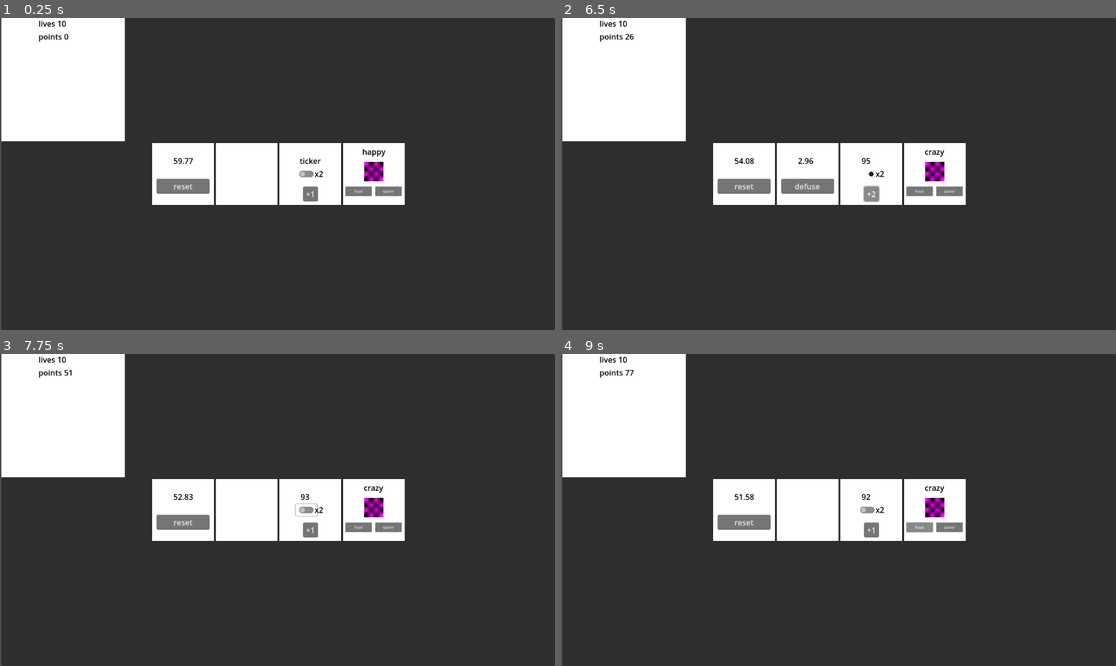
Above: before the commit, frames 1-4 (two rows, left to right).
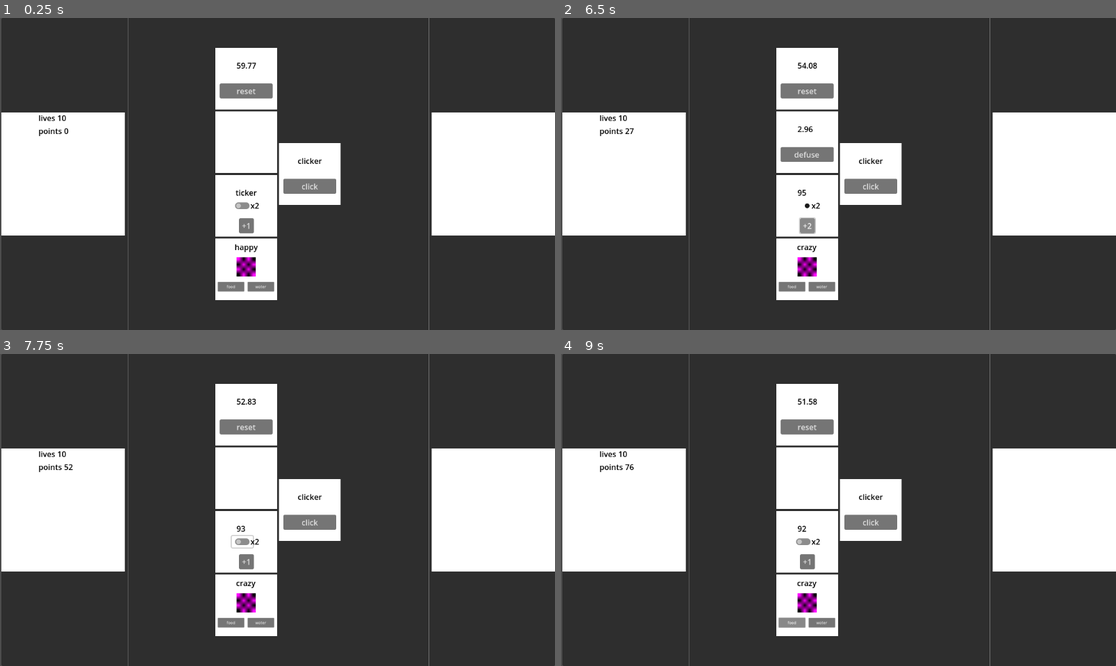
Above: after the commit, the same moments.

Repository: liltorchic/attention-grabbing-game
Game: Godot game, scene res://scenes/main.tscn
Same seed, same stepped clock (60 frames per second), same inputs: the game is played once before the commit and once after it.
Inputs (mouse positions are in pixels of both pictures, inside the frame that each line leads up to):
- Up to frame 1 (0.25 s): no input
- Up to frame 2 (6.5 s): click "reset" at 0.5 s; click "+1" at 1.25 s; click "x2" at 2 s; click "+2" at 2.75 s; click "food" at 3.5 s; click "water" at 4.25 s; click (871, 186) at 5 s, where only the run after the commit has a clickable "click"; click "+2" at 5.75 s
- Up to frame 3 (7.75 s): click "defuse" at 6.5 s; click "x2" at 7.25 s
- Up to frame 4 (9 s): click "+1" at 8 s; click "food" at 8.75 s

The runs differ from the first frame. In frame 1, 35% of the frame differs, in the area x 0-100%, y 0-100%; in frame 2, 35%; in frame 3, 35%; in frame 4, 35%.

Commit message:
layout changes and added new node

Diff:
--- /dev/null
+++ b/scenes/clicker.gd
@@ -0,0 +1,12 @@
+extends ColorRect
+
+var button:Button
+var label:Label
+
+func _ready() -> void:
+	button = get_node("Button")
+	label = get_node("clicker")
+
+
+func _on_button_pressed() -> void:
+	Game.add_time_point()
--- a/scenes/main.tscn
+++ b/scenes/main.tscn
@@ -1,10 +1,11 @@
-[gd_scene load_steps=7 format=3 uid="uid://dmab5sthll2kw"]
+[gd_scene load_steps=8 format=3 uid="uid://dmab5sthll2kw"]
 
 [ext_resource type="Script" uid="uid://chfyo4sbk14ri" path="res://scripts/simpleTimerButton.gd" id="1_f8rxg"]
 [ext_resource type="Script" uid="uid://b8856euvmr15g" path="res://scripts/simple_suprise_timer.gd" id="2_7tkh2"]
 [ext_resource type="Script" uid="uid://dei6k0i7cbeqj" path="res://scripts/ticker.gd" id="3_fh3d0"]
 [ext_resource type="Script" uid="uid://dpr3kjlg4654n" path="res://scripts/pet.gd" id="4_my4y7"]
 [ext_resource type="Script" uid="uid://jvp8yk25jfnw" path="res://scripts/v_box_container_score.gd" id="5_tbgi4"]
+[ext_resource type="Script" uid="uid://y1g6j227iswe" path="res://scenes/clicker.gd" id="6_tefeu"]
 
 [sub_resource type="PlaceholderTexture2D" id="PlaceholderTexture2D_011nb"]
 
@@ -28,33 +29,85 @@
 size_flags_horizontal = 3
 size_flags_vertical = 3
 
-[node name="distractions" type="FlowContainer" parent="Panel"]
-layout_mode = 1
-anchors_preset = 8
-anchor_left = 0.5
-anchor_top = 0.5
-anchor_right = 0.5
-anchor_bottom = 0.5
-offset_left = -262.0
-offset_top = -64.0
-offset_right = 262.0
-offset_bottom = 64.0
+[node name="HBoxContainer" type="HBoxContainer" parent="Panel"]
+layout_mode = 1
+anchors_preset = 15
+anchor_right = 1.0
+anchor_bottom = 1.0
 grow_horizontal = 2
 grow_vertical = 2
 alignment = 1
+
+[node name="VBoxContainer_UI" type="VBoxContainer" parent="Panel/HBoxContainer"]
+layout_mode = 2
+size_flags_horizontal = 2
+alignment = 1
+
+[node name="ColorRect" type="ColorRect" parent="Panel/HBoxContainer/VBoxContainer_UI"]
+clip_contents = true
+custom_minimum_size = Vector2(256, 256)
+layout_mode = 2
+
+[node name="VBoxContainer_Score" type="VBoxContainer" parent="Panel/HBoxContainer/VBoxContainer_UI/ColorRect"]
+layout_mode = 1
+anchors_preset = 13
+anchor_left = 0.5
+anchor_right = 0.5
+anchor_bottom = 1.0
+offset_left = -51.0
+offset_right = 51.0
+grow_horizontal = 2
+grow_vertical = 2
+script = ExtResource("5_tbgi4")
+
+[node name="HBoxContainer" type="HBoxContainer" parent="Panel/HBoxContainer/VBoxContainer_UI/ColorRect/VBoxContainer_Score"]
+layout_mode = 2
+
+[node name="Label_Lives" type="Label" parent="Panel/HBoxContainer/VBoxContainer_UI/ColorRect/VBoxContainer_Score/HBoxContainer"]
+layout_mode = 2
+theme_override_colors/font_color = Color(0, 0, 0, 1)
+text = "lives"
+
+[node name="Label_Lives_num" type="Label" parent="Panel/HBoxContainer/VBoxContainer_UI/ColorRect/VBoxContainer_Score/HBoxContainer"]
+layout_mode = 2
+theme_override_colors/font_color = Color(0, 0, 0, 1)
+text = "#"
+
+[node name="HBoxContainer2" type="HBoxContainer" parent="Panel/HBoxContainer/VBoxContainer_UI/ColorRect/VBoxContainer_Score"]
+layout_mode = 2
+
+[node name="Label_Points" type="Label" parent="Panel/HBoxContainer/VBoxContainer_UI/ColorRect/VBoxContainer_Score/HBoxContainer2"]
+layout_mode = 2
+theme_override_colors/font_color = Color(0, 0, 0, 1)
+text = "points"
+
+[node name="Label_Points_num" type="Label" parent="Panel/HBoxContainer/VBoxContainer_UI/ColorRect/VBoxContainer_Score/HBoxContainer2"]
+layout_mode = 2
+theme_override_colors/font_color = Color(0, 0, 0, 1)
+text = "#"
+
+[node name="VSeparator2" type="VSeparator" parent="Panel/HBoxContainer"]
+layout_mode = 2
+
+[node name="distractions" type="FlowContainer" parent="Panel/HBoxContainer"]
+layout_mode = 2
+size_flags_horizontal = 6
+size_flags_stretch_ratio = 2.4
+alignment = 1
+last_wrap_alignment = 2
 vertical = true
 
-[node name="template" type="ColorRect" parent="Panel/distractions"]
+[node name="template" type="ColorRect" parent="Panel/HBoxContainer/distractions"]
 visible = false
 custom_minimum_size = Vector2(128, 128)
 layout_mode = 2
 
-[node name="Timer" type="Timer" parent="Panel/distractions/template"]
-
-[node name="Timer_Scorer" type="Timer" parent="Panel/distractions/template"]
+[node name="Timer" type="Timer" parent="Panel/HBoxContainer/distractions/template"]
+
+[node name="Timer_Scorer" type="Timer" parent="Panel/HBoxContainer/distractions/template"]
 editor_description = "Used for assigning points to the game manager"
 
-[node name="Button" type="Button" parent="Panel/distractions/template"]
+[node name="Button" type="Button" parent="Panel/HBoxContainer/distractions/template"]
 layout_direction = 1
 layout_mode = 1
 anchors_preset = 8
@@ -70,7 +123,7 @@
 grow_vertical = 2
 text = "reset"
 
-[node name="Label" type="Label" parent="Panel/distractions/template"]
+[node name="Label" type="Label" parent="Panel/HBoxContainer/distractions/template"]
 layout_mode = 1
 anchors_preset = 8
 anchor_left = 0.5
@@ -86,17 +139,17 @@
 theme_override_colors/font_color = Color(0, 0, 0, 1)
 text = "simple timer"
 
-[node name="SimpleTimerButton" type="ColorRect" parent="Panel/distractions"]
+[node name="SimpleTimerButton" type="ColorRect" parent="Panel/HBoxContainer/distractions"]
 custom_minimum_size = Vector2(128, 128)
 layout_mode = 2
 script = ExtResource("1_f8rxg")
 
-[node name="Timer" type="Timer" parent="Panel/distractions/SimpleTimerButton"]
-
-[node name="Timer_Scorer" type="Timer" parent="Panel/distractions/SimpleTimerButton"]
+[node name="Timer" type="Timer" parent="Panel/HBoxContainer/distractions/SimpleTimerButton"]
+
+[node name="Timer_Scorer" type="Timer" parent="Panel/HBoxContainer/distractions/SimpleTimerButton"]
 editor_description = "Used for assigning points to the game manager"
 
-[node name="Button" type="Button" parent="Panel/distractions/SimpleTimerButton"]
+[node name="Button" type="Button" parent="Panel/HBoxContainer/distractions/SimpleTimerButton"]
 layout_direction = 1
 layout_mode = 1
 anchors_preset = 8
@@ -112,7 +165,7 @@
 grow_vertical = 2
 text = "reset"
 
-[node name="Label" type="Label" parent="Panel/distractions/SimpleTimerButton"]
+[node name="Label" type="Label" parent="Panel/HBoxContainer/distractions/SimpleTimerButton"]
 layout_mode = 1
 anchors_preset = 8
 anchor_left = 0.5
@@ -128,21 +181,21 @@
 theme_override_colors/font_color = Color(0, 0, 0, 1)
 text = "simple timer"
 
-[node name="SimpleSupriseTimer" type="ColorRect" parent="Panel/distractions"]
+[node name="SimpleSupriseTimer" type="ColorRect" parent="Panel/HBoxContainer/distractions"]
 custom_minimum_size = Vector2(128, 128)
 layout_mode = 2
 script = ExtResource("2_7tkh2")
 
-[node name="TimerCountdown" type="Timer" parent="Panel/distractions/SimpleSupriseTimer"]
+[node name="TimerCountdown" type="Timer" parent="Panel/HBoxContainer/distractions/SimpleSupriseTimer"]
 wait_time = 3.0
 
-[node name="TimerHidden" type="Timer" parent="Panel/distractions/SimpleSupriseTimer"]
+[node name="TimerHidden" type="Timer" parent="Panel/HBoxContainer/distractions/SimpleSupriseTimer"]
 wait_time = 20.0
 
-[node name="Timer_Scorer" type="Timer" parent="Panel/distractions/SimpleSupriseTimer"]
+[node name="Timer_Scorer" type="Timer" parent="Panel/HBoxContainer/distractions/SimpleSupriseTimer"]
 editor_description = "Used for assigning points to the game manager"
 
-[node name="Button" type="Button" parent="Panel/distractions/SimpleSupriseTimer"]
+[node name="Button" type="Button" parent="Panel/HBoxContainer/distractions/SimpleSupriseTimer"]
 visible = false
 layout_direction = 1
 layout_mode = 1
@@ -159,7 +212,7 @@
 grow_vertical = 2
 text = "defuse"
 
-[node name="Label" type="Label" parent="Panel/distractions/SimpleSupriseTimer"]
+[node name="Label" type="Label" parent="Panel/HBoxContainer/distractions/SimpleSupriseTimer"]
 layout_mode = 1
 anchors_preset = 8
 anchor_left = 0.5
@@ -175,17 +228,17 @@
 theme_override_colors/font_color = Color(0, 0, 0, 1)
 text = "suprise timer"
 
-[node name="ticker" type="ColorRect" parent="Panel/distractions"]
+[node name="ticker" type="ColorRect" parent="Panel/HBoxContainer/distractions"]
 custom_minimum_size = Vector2(128, 128)
 layout_mode = 2
 script = ExtResource("3_fh3d0")
 
-[node name="Timer" type="Timer" parent="Panel/distractions/ticker"]
-
-[node name="Timer_Scorer" type="Timer" parent="Panel/distractions/ticker"]
+[node name="Timer" type="Timer" parent="Panel/HBoxContainer/distractions/ticker"]
+
+[node name="Timer_Scorer" type="Timer" parent="Panel/HBoxContainer/distractions/ticker"]
 editor_description = "Used for assigning points to the game manager"
 
-[node name="Button" type="Button" parent="Panel/distractions/ticker"]
+[node name="Button" type="Button" parent="Panel/HBoxContainer/distractions/ticker"]
 layout_direction = 1
 layout_mode = 1
 anchors_preset = 7
@@ -201,7 +254,7 @@
 grow_vertical = 0
 text = "+1"
 
-[node name="Label" type="Label" parent="Panel/distractions/ticker"]
+[node name="Label" type="Label" parent="Panel/HBoxContainer/distractions/ticker"]
 layout_mode = 1
 anchors_preset = 8
 anchor_left = 0.5
@@ -217,7 +270,7 @@
 theme_override_colors/font_color = Color(0, 0, 0, 1)
 text = "ticker"
 
-[node name="CheckButton" type="CheckButton" parent="Panel/distractions/ticker"]
+[node name="CheckButton" type="CheckButton" parent="Panel/HBoxContainer/distractions/ticker"]
 layout_mode = 1
 anchors_preset = 8
 anchor_left = 0.5
@@ -231,7 +284,7 @@
 grow_horizontal = 2
 grow_vertical = 2
 
-[node name="_label" type="Label" parent="Panel/distractions/ticker/CheckButton"]
+[node name="_label" type="Label" parent="Panel/HBoxContainer/distractions/ticker/CheckButton"]
 layout_mode = 0
 offset_left = 39.0
 offset_right = 79.0
@@ -239,19 +292,19 @@
 theme_override_colors/font_color = Color(0, 0, 0, 1)
 text = "x2"
 
-[node name="pet" type="ColorRect" parent="Panel/distractions"]
+[node name="pet" type="ColorRect" parent="Panel/HBoxContainer/distractions"]
 custom_minimum_size = Vector2(128, 128)
 layout_mode = 2
 script = ExtResource("4_my4y7")
 
-[node name="Timer" type="Timer" parent="Panel/distractions/pet"]
+[node name="Timer" type="Timer" parent="Panel/HBoxContainer/distractions/pet"]
 wait_time = 3.0
 autostart = true
 
-[node name="Timer_Scorer" type="Timer" parent="Panel/distractions/pet"]
+[node name="Timer_Scorer" type="Timer" parent="Panel/HBoxContainer/distractions/pet"]
 editor_description = "Used for assigning points to the game manager"
 
-[node name="Button_Food" type="Button" parent="Panel/distractions/pet"]
+[node name="Button_Food" type="Button" parent="Panel/HBoxContainer/distractions/pet"]
 layout_direction = 1
 layout_mode = 1
 anchors_preset = 8
@@ -268,7 +321,7 @@
 scale = Vector2(0.5, 0.5)
 text = "food"
 
-[node name="Button_Water" type="Button" parent="Panel/distractions/pet"]
+[node name="Button_Water" type="Button" parent="Panel/HBoxContainer/distractions/pet"]
 layout_direction = 1
 layout_mode = 1
 anchors_preset = 8
@@ -285,7 +338,7 @@
 scale = Vector2(0.5, 0.5)
 text = "water"
 
-[node name="Label" type="Label" parent="Panel/distractions/pet"]
+[node name="Label" type="Label" parent="Panel/HBoxContainer/distractions/pet"]
 layout_mode = 1
 anchors_preset = 8
 anchor_left = 0.5
@@ -302,7 +355,7 @@
 text = "pet"
 horizontal_alignment = 1
 
-[node name="TextureRect" type="TextureRect" parent="Panel/distractions/pet"]
+[node name="TextureRect" type="TextureRect" parent="Panel/HBoxContainer/distractions/pet"]
 layout_mode = 1
 anchors_preset = 8
 anchor_left = 0.5
@@ -317,67 +370,68 @@
 grow_vertical = 2
 texture = SubResource("PlaceholderTexture2D_011nb")
 
-[node name="VBoxContainer_UI" type="VBoxContainer" parent="Panel"]
-layout_mode = 1
-anchors_preset = 9
-anchor_bottom = 1.0
-grow_vertical = 2
-
-[node name="ColorRect" type="ColorRect" parent="Panel/VBoxContainer_UI"]
-clip_contents = true
+[node name="clicker" type="ColorRect" parent="Panel/HBoxContainer/distractions"]
+custom_minimum_size = Vector2(128, 128)
+layout_mode = 2
+script = ExtResource("6_tefeu")
+
+[node name="Button" type="Button" parent="Panel/HBoxContainer/distractions/clicker"]
+layout_direction = 1
+layout_mode = 1
+anchors_preset = 8
+anchor_left = 0.5
+anchor_top = 0.5
+anchor_right = 0.5
+anchor_bottom = 0.5
+offset_left = -55.0
+offset_top = 9.785
+offset_right = 55.0
+offset_bottom = 40.785
+grow_horizontal = 2
+grow_vertical = 2
+text = "click"
+
+[node name="clicker" type="Label" parent="Panel/HBoxContainer/distractions/clicker"]
+layout_mode = 1
+anchors_preset = 8
+anchor_left = 0.5
+anchor_top = 0.5
+anchor_right = 0.5
+anchor_bottom = 0.5
+offset_left = -20.0
+offset_top = -38.515
+offset_right = 20.0
+offset_bottom = -15.515
+grow_horizontal = 2
+grow_vertical = 2
+theme_override_colors/font_color = Color(0, 0, 0, 1)
+text = "clicker"
+
+[node name="VSeparator" type="VSeparator" parent="Panel/HBoxContainer"]
+layout_mode = 2
+
+[node name="VBoxContainer_UI_Upgrade" type="VBoxContainer" parent="Panel/HBoxContainer"]
+layout_mode = 2
+size_flags_horizontal = 10
+alignment = 1
+
+[node name="ColorRect" type="ColorRect" parent="Panel/HBoxContainer/VBoxContainer_UI_Upgrade"]
 custom_minimum_size = Vector2(256, 256)
 layout_mode = 2
 
-[node name="VBoxContainer_Score" type="VBoxContainer" parent="Panel/VBoxContainer_UI/ColorRect"]
-layout_mode = 1
-anchors_preset = 13
-anchor_left = 0.5
-anchor_right = 0.5
-anchor_bottom = 1.0
-offset_left = -51.0
-offset_right = 51.0
-grow_horizontal = 2
-grow_vertical = 2
-script = ExtResource("5_tbgi4")
-
-[node name="HBoxContainer" type="HBoxContainer" parent="Panel/VBoxContainer_UI/ColorRect/VBoxContainer_Score"]
-layout_mode = 2
-
-[node name="Label_Lives" type="Label" parent="Panel/VBoxContainer_UI/ColorRect/VBoxContainer_Score/HBoxContainer"]
-layout_mode = 2
-theme_override_colors/font_color = Color(0, 0, 0, 1)
-text = "lives"
-
-[node name="Label_Lives_num" type="Label" parent="Panel/VBoxContainer_UI/ColorRect/VBoxContainer_Score/HBoxContainer"]
-layout_mode = 2
-theme_override_colors/font_color = Color(0, 0, 0, 1)
-text = "#"
-
-[node name="HBoxContainer2" type="HBoxContainer" parent="Panel/VBoxContainer_UI/ColorRect/VBoxContainer_Score"]
-layout_mode = 2
-
-[node name="Label_Points" type="Label" parent="Panel/VBoxContainer_UI/ColorRect/VBoxContainer_Score/HBoxContainer2"]
-layout_mode = 2
-theme_override_colors/font_color = Color(0, 0, 0, 1)
-text = "points"
-
-[node name="Label_Points_num" type="Label" parent="Panel/VBoxContainer_UI/ColorRect/VBoxContainer_Score/HBoxContainer2"]
-layout_mode = 2
-theme_override_colors/font_color = Color(0, 0, 0, 1)
-text = "#"
-
-[connection signal="timeout" from="Panel/distractions/SimpleTimerButton/Timer" to="Panel/distractions/SimpleTimerButton" method="_on_timer_timeout"]
-[connection signal="timeout" from="Panel/distractions/SimpleTimerButton/Timer_Scorer" to="Panel/distractions/SimpleTimerButton" method="_on_timer_scorer_timeout"]
-[connection signal="pressed" from="Panel/distractions/SimpleTimerButton/Button" to="Panel/distractions/SimpleTimerButton" method="_on_button_pressed"]
-[connection signal="timeout" from="Panel/distractions/SimpleSupriseTimer/TimerCountdown" to="Panel/distractions/SimpleSupriseTimer" method="_on_timer_countdown_timeout"]
-[connection signal="timeout" from="Panel/distractions/SimpleSupriseTimer/TimerHidden" to="Panel/distractions/SimpleSupriseTimer" method="_on_timer_hidden_timeout"]
-[connection signal="timeout" from="Panel/distractions/SimpleSupriseTimer/Timer_Scorer" to="Panel/distractions/SimpleSupriseTimer" method="_on_timer_scorer_timeout"]
-[connection signal="pressed" from="Panel/distractions/SimpleSupriseTimer/Button" to="Panel/distractions/SimpleSupriseTimer" method="_on_button_pressed"]
-[connection signal="timeout" from="Panel/distractions/ticker/Timer" to="Panel/distractions/ticker" method="_on_timer_timeout"]
-[connection signal="timeout" from="Panel/distractions/ticker/Timer_Scorer" to="Panel/distractions/ticker" method="_on_timer_scorer_timeout"]
-[connection signal="pressed" from="Panel/distractions/ticker/Button" to="Panel/distractions/ticker" method="_on_button_pressed"]
-[connection signal="pressed" from="Panel/distractions/ticker/CheckButton" to="Panel/distractions/ticker" method="_on_check_button_pressed"]
-[connection signal="timeout" from="Panel/distractions/pet/Timer" to="Panel/distractions/pet" method="_on_timer_timeout"]
-[connection signal="timeout" from="Panel/distractions/pet/Timer_Scorer" to="Panel/distractions/pet" method="_on_timer_scorer_timeout"]
-[connection signal="pressed" from="Panel/distractions/pet/Button_Food" to="Panel/distractions/pet" method="_on_button_food_pressed"]
-[connection signal="pressed" from="Panel/distractions/pet/Button_Water" to="Panel/distractions/pet" method="_on_button_water_pressed"]
+[connection signal="timeout" from="Panel/HBoxContainer/distractions/SimpleTimerButton/Timer" to="Panel/HBoxContainer/distractions/SimpleTimerButton" method="_on_timer_timeout"]
+[connection signal="timeout" from="Panel/HBoxContainer/distractions/SimpleTimerButton/Timer_Scorer" to="Panel/HBoxContainer/distractions/SimpleTimerButton" method="_on_timer_scorer_timeout"]
+[connection signal="pressed" from="Panel/HBoxContainer/distractions/SimpleTimerButton/Button" to="Panel/HBoxContainer/distractions/SimpleTimerButton" method="_on_button_pressed"]
+[connection signal="timeout" from="Panel/HBoxContainer/distractions/SimpleSupriseTimer/TimerCountdown" to="Panel/HBoxContainer/distractions/SimpleSupriseTimer" method="_on_timer_countdown_timeout"]
+[connection signal="timeout" from="Panel/HBoxContainer/distractions/SimpleSupriseTimer/TimerHidden" to="Panel/HBoxContainer/distractions/SimpleSupriseTimer" method="_on_timer_hidden_timeout"]
+[connection signal="timeout" from="Panel/HBoxContainer/distractions/SimpleSupriseTimer/Timer_Scorer" to="Panel/HBoxContainer/distractions/SimpleSupriseTimer" method="_on_timer_scorer_timeout"]
+[connection signal="pressed" from="Panel/HBoxContainer/distractions/SimpleSupriseTimer/Button" to="Panel/HBoxContainer/distractions/SimpleSupriseTimer" method="_on_button_pressed"]
+[connection signal="timeout" from="Panel/HBoxContainer/distractions/ticker/Timer" to="Panel/HBoxContainer/distractions/ticker" method="_on_timer_timeout"]
+[connection signal="timeout" from="Panel/HBoxContainer/distractions/ticker/Timer_Scorer" to="Panel/HBoxContainer/distractions/ticker" method="_on_timer_scorer_timeout"]
+[connection signal="pressed" from="Panel/HBoxContainer/distractions/ticker/Button" to="Panel/HBoxContainer/distractions/ticker" method="_on_button_pressed"]
+[connection signal="pressed" from="Panel/HBoxContainer/distractions/ticker/CheckButton" to="Panel/HBoxContainer/distractions/ticker" method="_on_check_button_pressed"]
+[connection signal="timeout" from="Panel/HBoxContainer/distractions/pet/Timer" to="Panel/HBoxContainer/distractions/pet" method="_on_timer_timeout"]
+[connection signal="timeout" from="Panel/HBoxContainer/distractions/pet/Timer_Scorer" to="Panel/HBoxContainer/distractions/pet" method="_on_timer_scorer_timeout"]
+[connection signal="pressed" from="Panel/HBoxContainer/distractions/pet/Button_Food" to="Panel/HBoxContainer/distractions/pet" method="_on_button_food_pressed"]
+[connection signal="pressed" from="Panel/HBoxContainer/distractions/pet/Button_Water" to="Panel/HBoxContainer/distractions/pet" method="_on_button_water_pressed"]
+[connection signal="pressed" from="Panel/HBoxContainer/distractions/clicker/Button" to="Panel/HBoxContainer/distractions/clicker" method="_on_button_pressed"]
--- a/scripts/game.gd
+++ b/scripts/game.gd
@@ -4,6 +4,7 @@
 var time_points = 0
 var lives = 10
 
+const panel_size = 128
 
 func _ready() -> void:
 	print("hi from singlton")
Not shown, added: scenes/clicker.gd.uid
